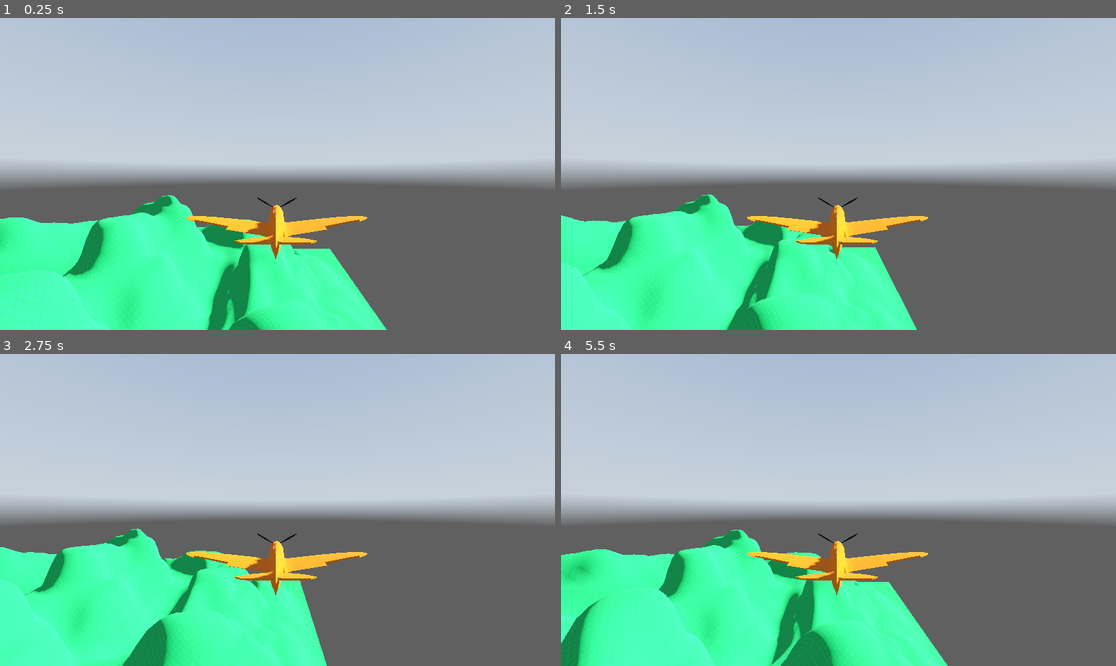
Above: before the commit, frames 1-4 (two rows, left to right).
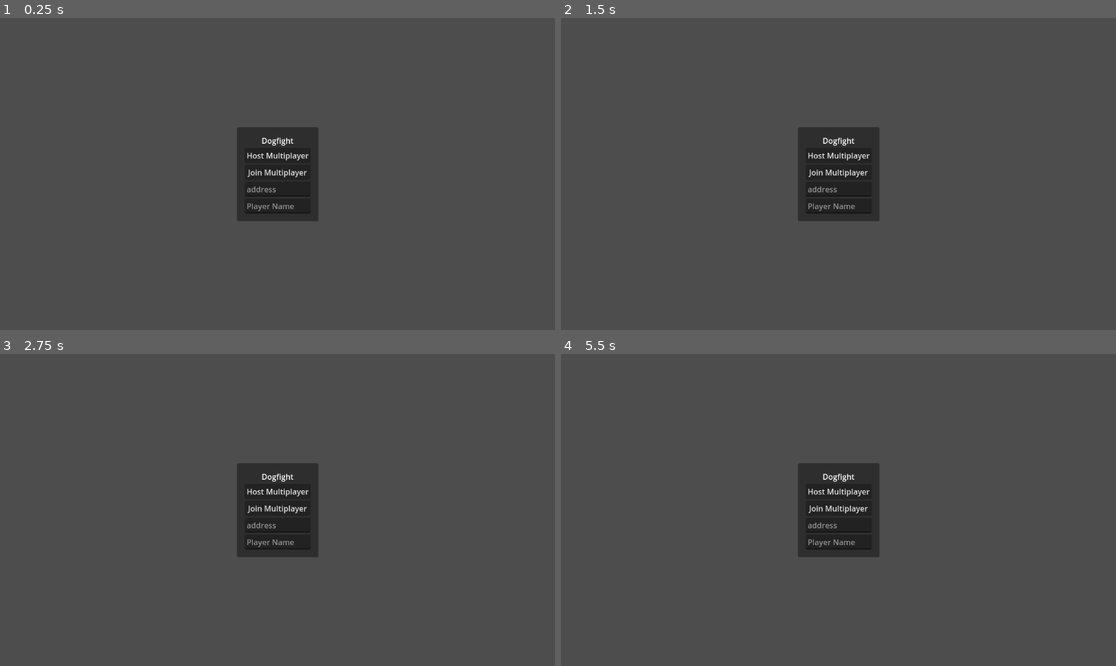
Above: after the commit, the same moments.

Repository: Monkeytonk115/godot-dogfight
Game: Godot game, scene res://scenes/main.tscn
Same seed, same stepped clock (60 frames per second), same inputs: the game is played once before the commit and once after it. A sky picture missing from this copy of the repository is replaced by a grey-blue gradient.
Inputs:
- Up to frame 1 (0.25 s): no input
- Up to frame 2 (1.5 s): tap Enter at 0.5 s; hold Right (ui_right) 0.53-1.28 s; hold Down (ui_down) from 1.28 s (still down)
- Up to frame 3 (2.75 s): release Down (ui_down) at 2.03 s; hold Right (ui_right) from 2.03 s (still down)
- Up to frame 4 (5.5 s): release Right (ui_right) at 2.78 s; hold Up (ui_up) 2.78-3.53 s; hold Left (ui_left) 3.53-5.03 s; hold Down (ui_down) from 5.03 s (still down)

The runs differ from the first frame. In frame 1, 78% of the frame differs, in the area x 0-100%, y 0-100%; in frame 2, 77%; in frame 3, 77%; in frame 4, 79%.

Commit message:
multiplayer stuff

Diff:
--- a/scenes/main.gd
+++ b/scenes/main.gd
@@ -4,8 +4,18 @@
 const SPITFIRE_ACTION = preload("res://scenes/action/spitfire_action.tscn")
 
 func _ready():
+	MultiplayerHelper.change_level.connect(change_level)
+
+
+func change_level(new_level):
+	$CanvasLayer/MultiplayerMenu.hide()
+	print("changing level ", new_level)
 	var new_landscape = LANDSCAPE_V_1.instantiate()
 	$world.add_child(new_landscape)
-	var new_spitfire = SPITFIRE_ACTION.instantiate()
-	$players.add_child(new_spitfire)
-	new_spitfire.position = Vector3(300, 300, 300)
+
+	for peer_id in multiplayer.get_peers():
+		var new_spitfire = SPITFIRE_ACTION.instantiate()
+		new_spitfire.set_multiplayer_authority(multiplayer.get_unique_id())
+		new_spitfire.set_name("spitfire" + str(multiplayer.get_unique_id()))
+		$players.add_child(new_spitfire, true)
+		new_spitfire.position = Vector3(300, 300 + (hash(peer_id) % 40), 300)
--- a/scenes/main.tscn
+++ b/scenes/main.tscn
@@ -9,7 +9,6 @@
 [node name="CanvasLayer" type="CanvasLayer" parent="."]
 
 [node name="MultiplayerMenu" parent="CanvasLayer" instance=ExtResource("1_2fgjb")]
-visible = false
 
 [node name="world" type="Node3D" parent="."]
 
--- a/singletons/MultiplayerHelper.gd
+++ b/singletons/MultiplayerHelper.gd
@@ -1,4 +1,6 @@
 extends Node
+
+signal change_level(new_level)
 
 @onready var enet_peer = ENetMultiplayerPeer.new()
 
@@ -34,6 +36,12 @@
 
 func peer_connected(peer_id):
 	print("new peer connected: ", peer_id)
+	if multiplayer.get_unique_id() == 1:
+		_change_level_helper.rpc("landscape_v1")
+
+@rpc("authority", "call_local")
+func _change_level_helper(new_level):
+	change_level.emit(new_level)
 
 func peer_disconnected(peer_id):
 	print("peer disconnected: ", peer_id)
